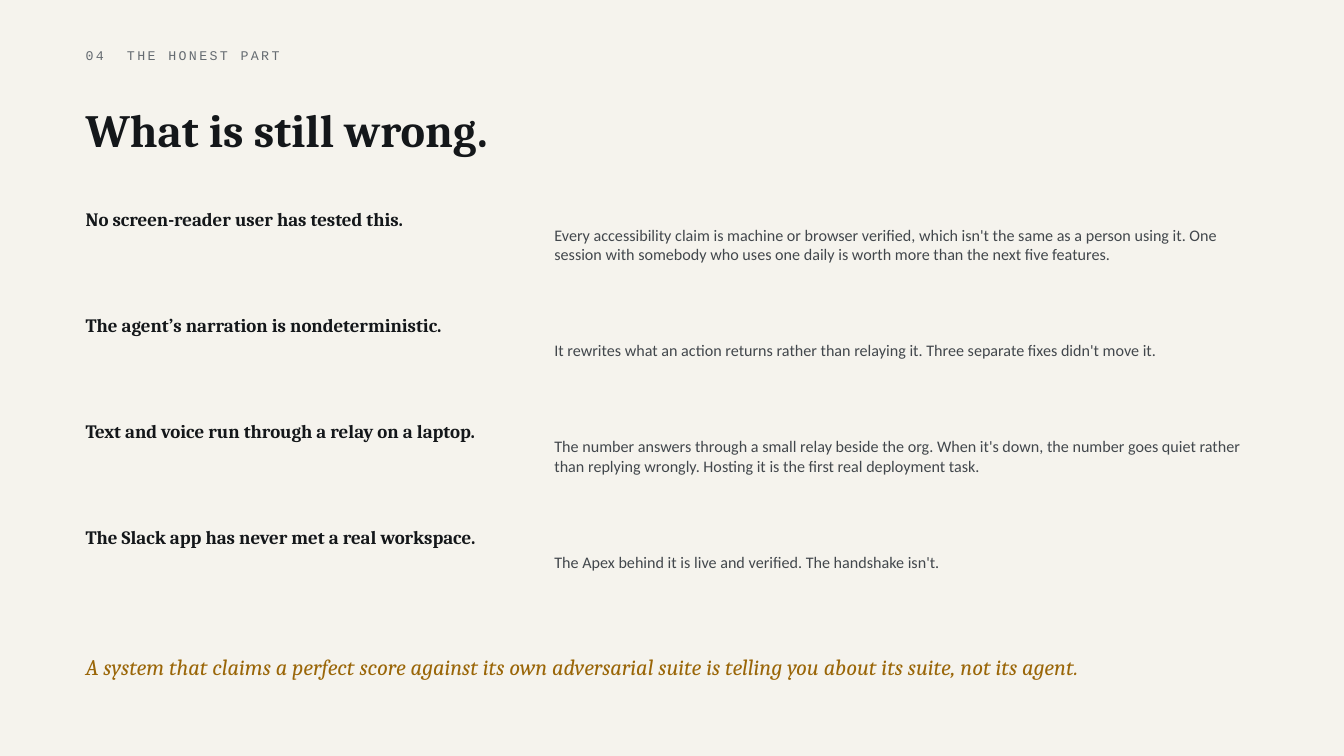
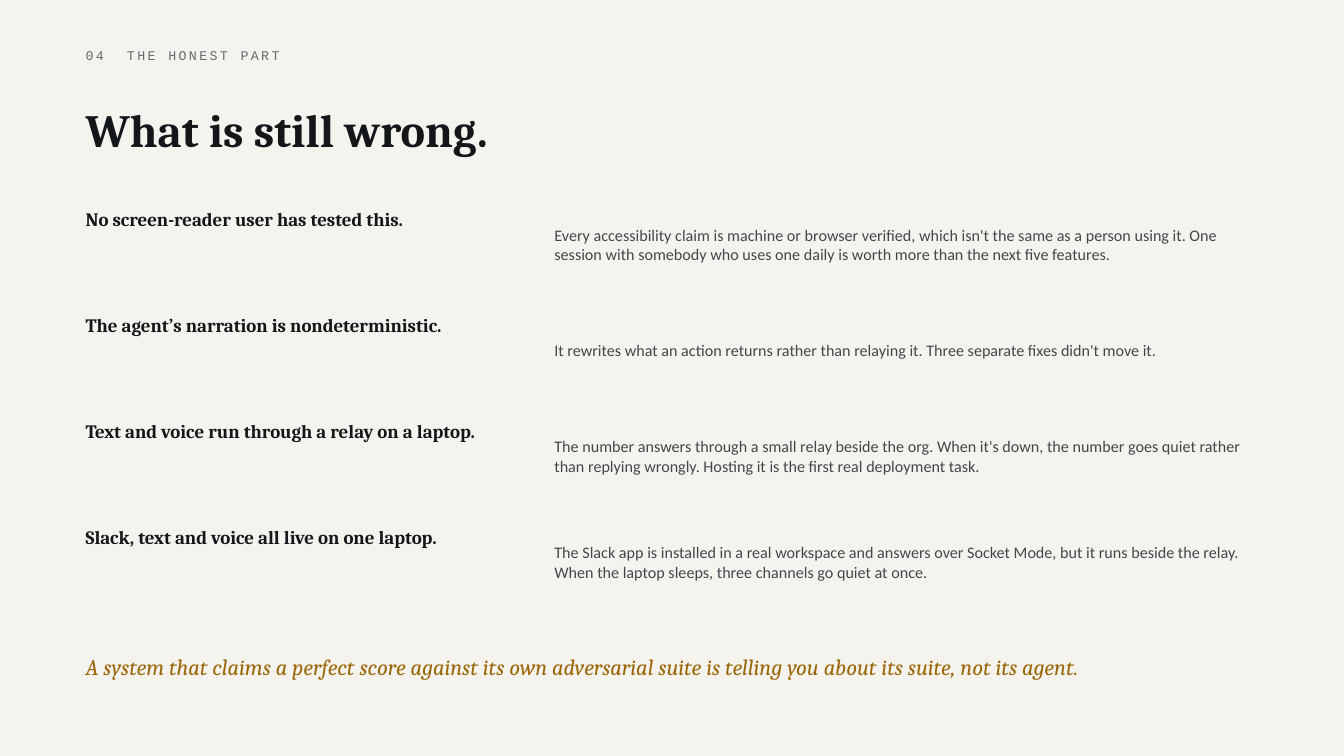
Before and after one commit to parthsevak2/curb-cut, a slide deck: slide 26 of deck/Curb-Cut.pptx. Drawn at 1344x756 pixels with LibreOffice and Linux fonts; fonts in the diff are those of the drawing. Boxes give left, top, right and bottom in pixels: in the first picture for what was removed or moved away, otherwise in the second. Text is boxed around its words. In the diff, an @@ line names an element or a change of style, - is before the commit and + after.

```diff
--- a/deck/Curb-Cut.pptx
+++ b/deck/Curb-Cut.pptx
@@ text at bbox=[86, 531, 437, 548]: text changed @@
-The Slack app has never met a real workspace.
+Slack, text and voice all live on one laptop.
@@ text at bbox=[554, 547, 1238, 581]: text changed @@
-The Apex behind it is live and verified. The handshake isn't.
+The Slack app is installed in a real workspace and answers over Socket Mode, but it runs beside the relay. When the laptop sleeps, three channels go quiet at once.
```
Also in this commit, not shown: 5 other files.
